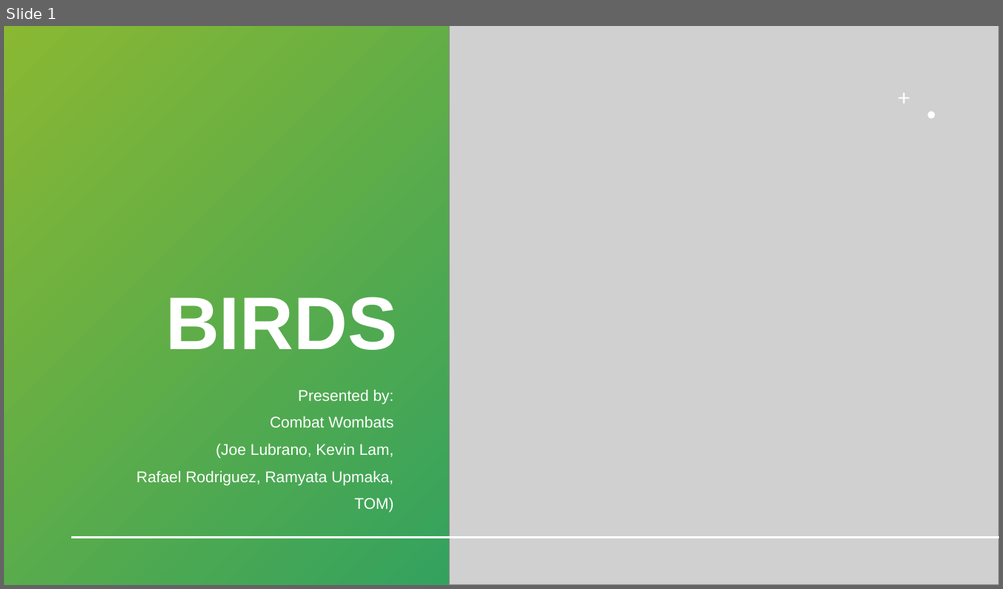
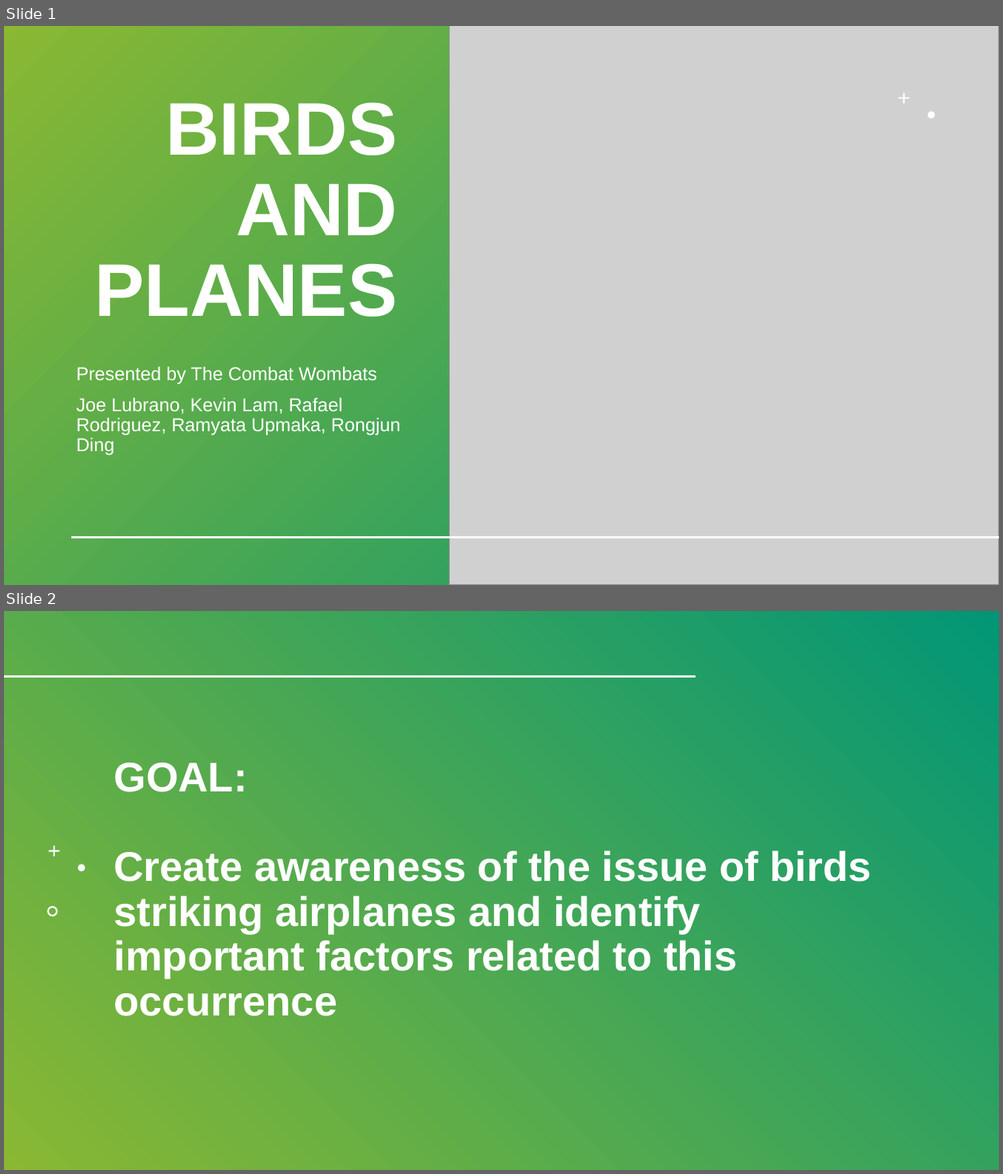
Before and after one commit to kplam624/Birds-Plane-Incident-Analysis, a slide deck: Project-1_CombatWombats.pptx. Shown one above the other, each under a label of ours: slide 1 before the commit, slides 1 and 2 after it. The pictures are 1003x589 and 1003x1174 pixels, drawn with LibreOffice and Linux fonts; fonts in the diff are those of the drawing; grey boxes stand for pictures. Boxes give left, top, right and bottom in pixels: in the first picture for what was removed or moved away, otherwise in the second. Text is boxed around its words. In the diff, an @@ line names an element or a change of style, - is before the commit and + after.

```diff
--- a/Project-1_CombatWombats.pptx
+++ b/Project-1_CombatWombats.pptx
@@ slide 2 added at <box>4,611,999,1170</box>, background #FFFFFF @@
@@ rectangle added at <box>4,611,999,1170</box>, fill gradient #8AB833 to #029676 @@
@@ line added from (62, 640) to (62, 1170), #029676 2 pt @@
@@ line added from (5, 677) to (694, 677), #FFFFFF 2 pt @@
@@ line added from (62, 702) to (62, 1170), #029676 2 pt @@
@@ title added at <box>114,763,871,1017</box>, 40 pt, text #FFFFFF, bold @@
+GOAL:
+Create awareness of the issue of birds striking airplanes and identify important factors related to this occurrence
@@ freeform shape added at <box>48,846,60,857</box>, fill #FFFFFF @@
@@ freeform shape added at <box>78,865,85,872</box>, fill #FFFFFF @@
@@ freeform shape added at <box>47,906,58,917</box>, fill #FFFFFF @@
@@ slide 1 changed as well @@
@@ title at <box>95,102,397,317</box>: text changed @@
-BIRDS
+BIRDS AND PLANES
@@ subtitle at <box>77,366,401,455</box>: text changed; size 15 to 18 pt @@
-Presented by:
-Combat Wombats
-(Joe Lubrano, Kevin Lam,
-Rafael Rodriguez, Ramyata Upmaka,
-TOM)
+Presented by The Combat Wombats
+Joe Lubrano, Kevin Lam, Rafael Rodriguez, Ramyata Upmaka, Rongjun Ding
```
Also in this commit, not shown: 10 other slides changed, 8 other slides added, 3 slides removed.
